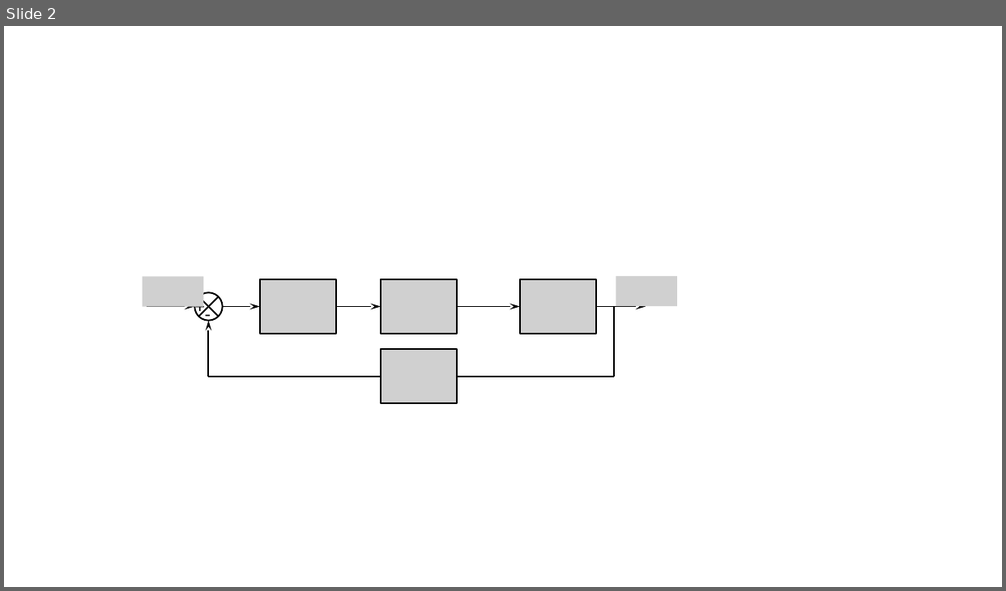
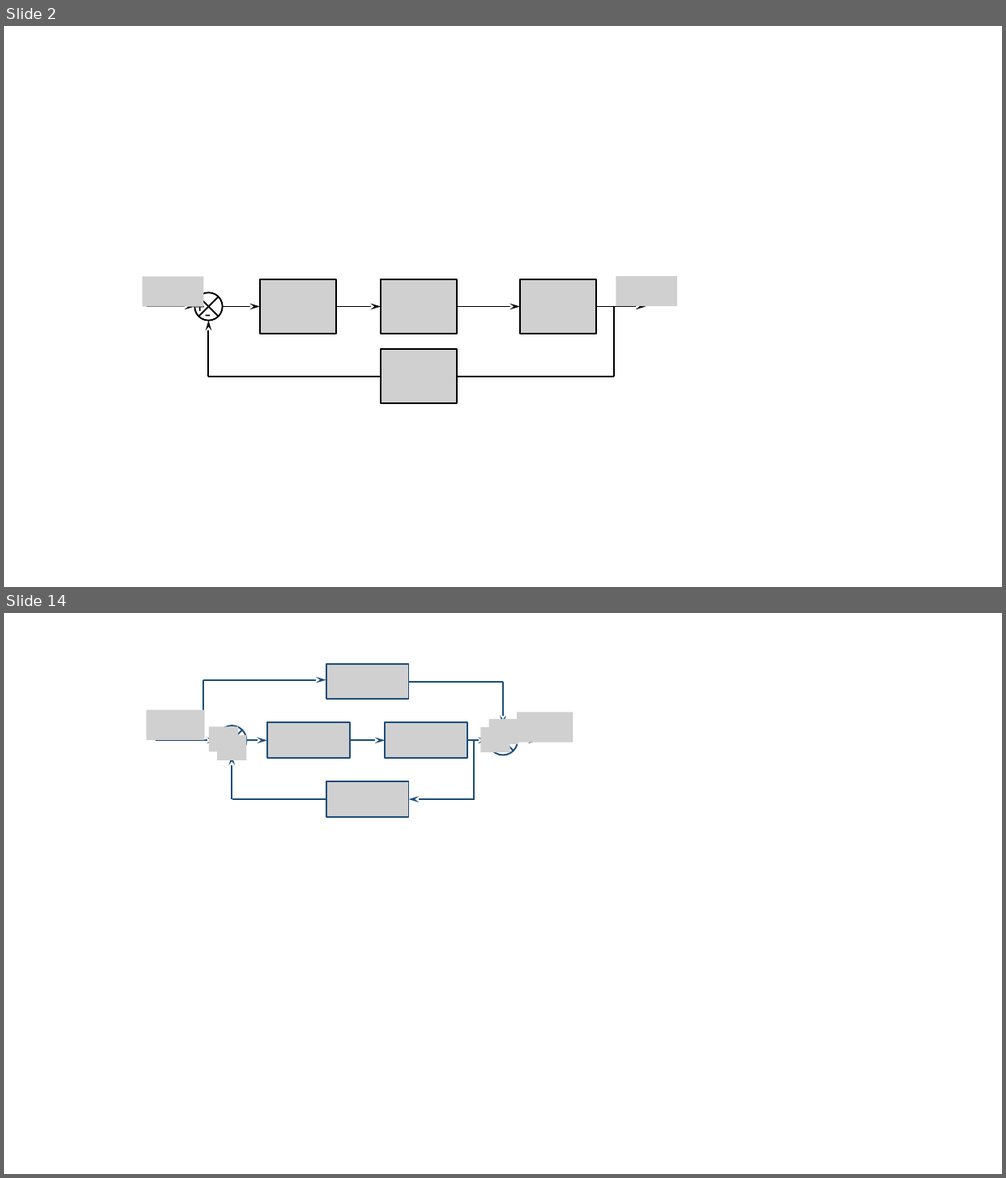
Before and after one commit to xpessoles/ExercicesCompetences, a slide deck: Figures/Figures_SLCI.pptx. Shown one above the other, each under a label of ours: slide 2 before the commit, slides 2 and 14 after it; the slides between them are not shown. The pictures are 1006x591 and 1006x1178 pixels, drawn with LibreOffice and Linux fonts; fonts in the diff are those of the drawing; grey boxes stand for pictures. Boxes give left, top, right and bottom in pixels: in the first picture for what was removed or moved away, otherwise in the second. Text is boxed around its words. In the diff, an @@ line names an element or a change of style, - is before the commit and + after.

```diff
--- a/Figures/Figures_SLCI.pptx
+++ b/Figures/Figures_SLCI.pptx
@@ slide 14 added at box(4, 613, 1002, 1174), background #FFFFFF @@
@@ line added from (203, 679) to (203, 739), #1F4E79 1.5 pt @@
@@ arrow added from (203, 679) to (326, 679), #1F4E79 1.5 pt @@
@@ picture added at box(326, 664, 408, 699) @@
@@ line added from (503, 682) to (409, 682), #1F4E79 1.5 pt @@
@@ arrow added from (503, 682) to (503, 726), #1F4E79 1.5 pt @@
@@ picture added at box(147, 709, 205, 739) @@
@@ picture added at box(209, 726, 238, 752) @@
@@ flow chart summing junction added at box(217, 726, 246, 756), outline #1F4E79 1.5 pt @@
@@ picture added at box(267, 723, 350, 758) @@
@@ picture added at box(385, 723, 467, 758) @@
@@ picture added at box(481, 727, 510, 753) @@
@@ flow chart summing junction added at box(488, 726, 518, 756), outline #1F4E79 1.5 pt @@
@@ picture added at box(489, 719, 518, 745) @@
@@ picture added at box(517, 712, 573, 742) @@
@@ arrow added from (155, 740) to (217, 740), #1F4E79 1.5 pt @@
@@ picture added at box(217, 735, 246, 760) @@
@@ arrow added from (232, 799) to (232, 756), #1F4E79 1.5 pt @@
@@ arrow added from (246, 740) to (267, 740), #1F4E79 1.5 pt @@
@@ arrow added from (350, 740) to (385, 740), #1F4E79 1.5 pt @@
@@ arrow added from (467, 740) to (488, 740), #1F4E79 1.5 pt @@
@@ line added from (473, 740) to (473, 800), #1F4E79 1.5 pt @@
@@ arrow added from (518, 740) to (539, 740), #1F4E79 1.5 pt @@
@@ picture added at box(326, 781, 408, 816) @@
@@ line added from (326, 799) to (232, 799), #1F4E79 1.5 pt @@
@@ arrow added from (473, 799) to (409, 799), #1F4E79 1.5 pt @@
```
Also in this commit, not shown: 15 other slides added, 5 other files.
